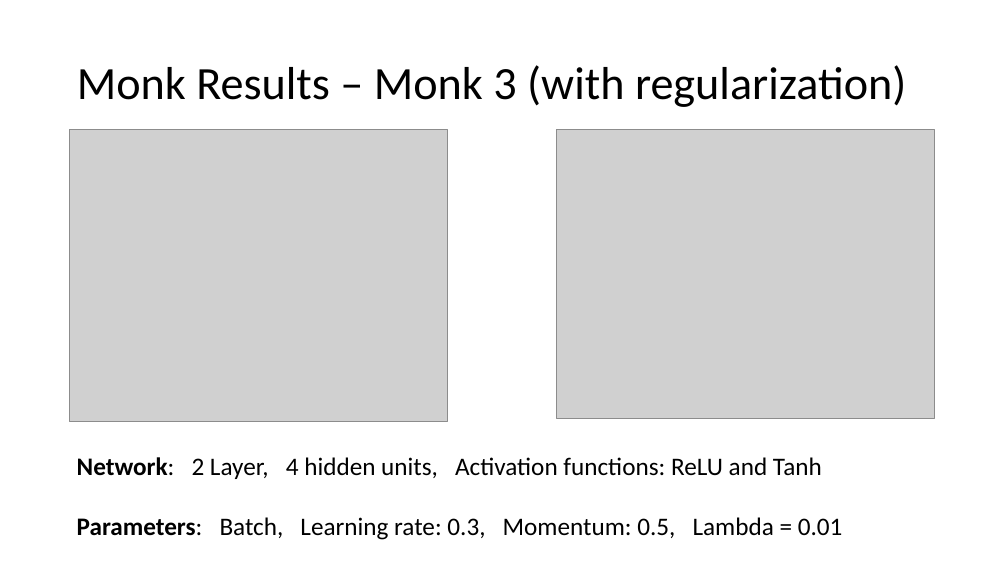
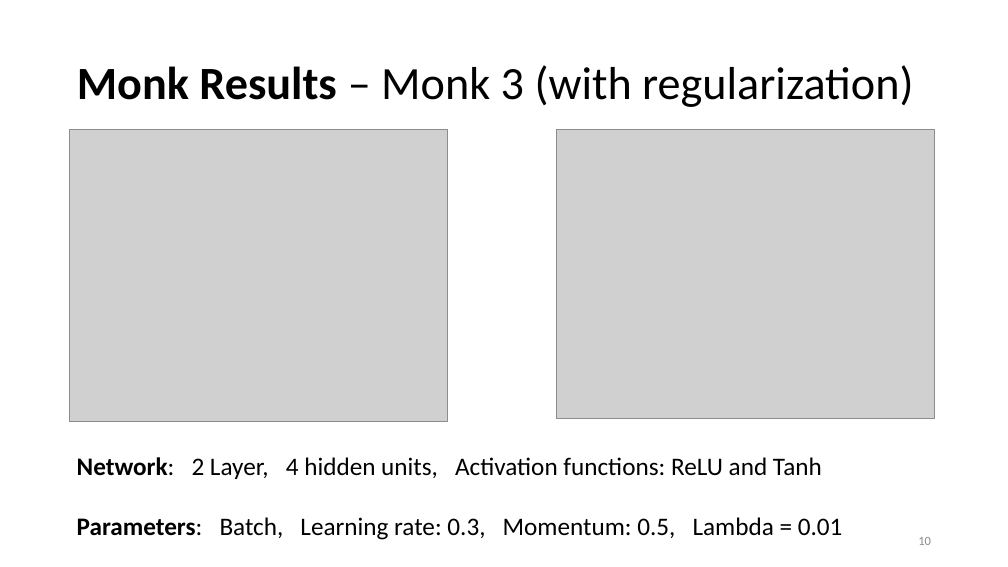
Before and after one commit to tommasoDR/NN-Implementation, a slide deck: slide 10 of Report.pptx. Drawn at 1008x567 pixels with LibreOffice and Linux fonts; fonts in the diff are those of the drawing; grey boxes stand for pictures. Boxes give left, top, right and bottom in pixels: in the first picture for what was removed or moved away, otherwise in the second. Text is boxed around its words. In the diff, an @@ line names an element or a change of style, - is before the commit and + after.

```diff
--- a/Report.pptx
+++ b/Report.pptx
@@ title "Monk Results – Monk 3 ..." at (x1=77, y1=65, x2=913, y2=107): bold on in "Monk Results" @@
@@ page number added at (x1=918, y1=537, x2=931, y2=545), 12 pt, text #8C8C8C @@
+10
```
Also in this commit, not shown: 10 other slides changed, 7 slides added, 1 slide removed, 10 other files.
